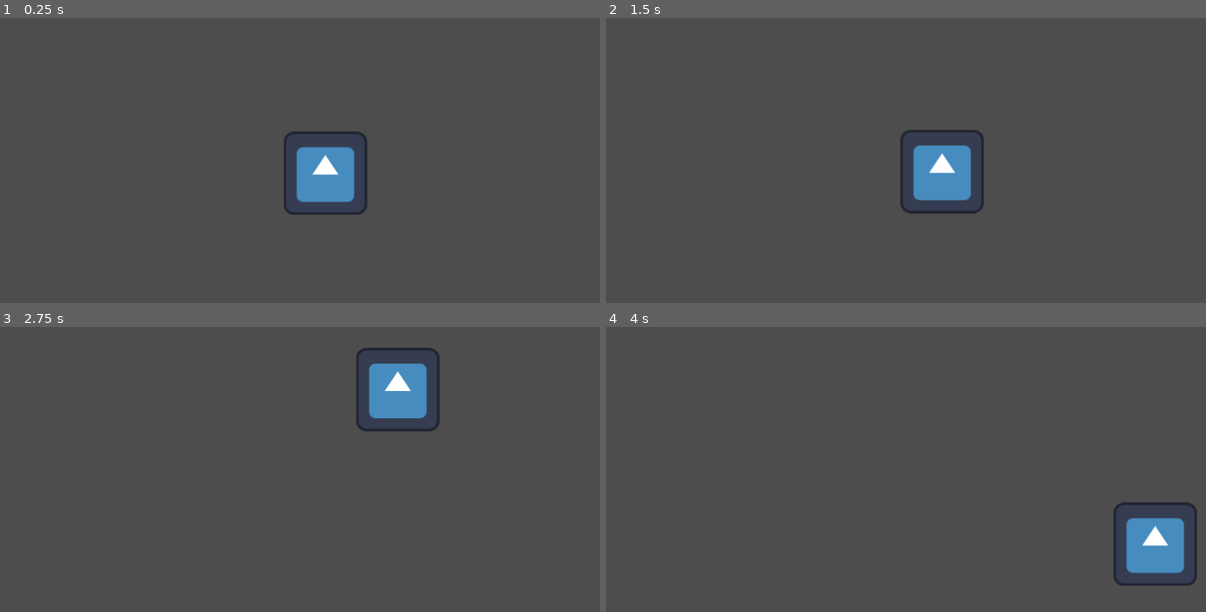
Above: before the commit, frames 1-4 (two rows, left to right).
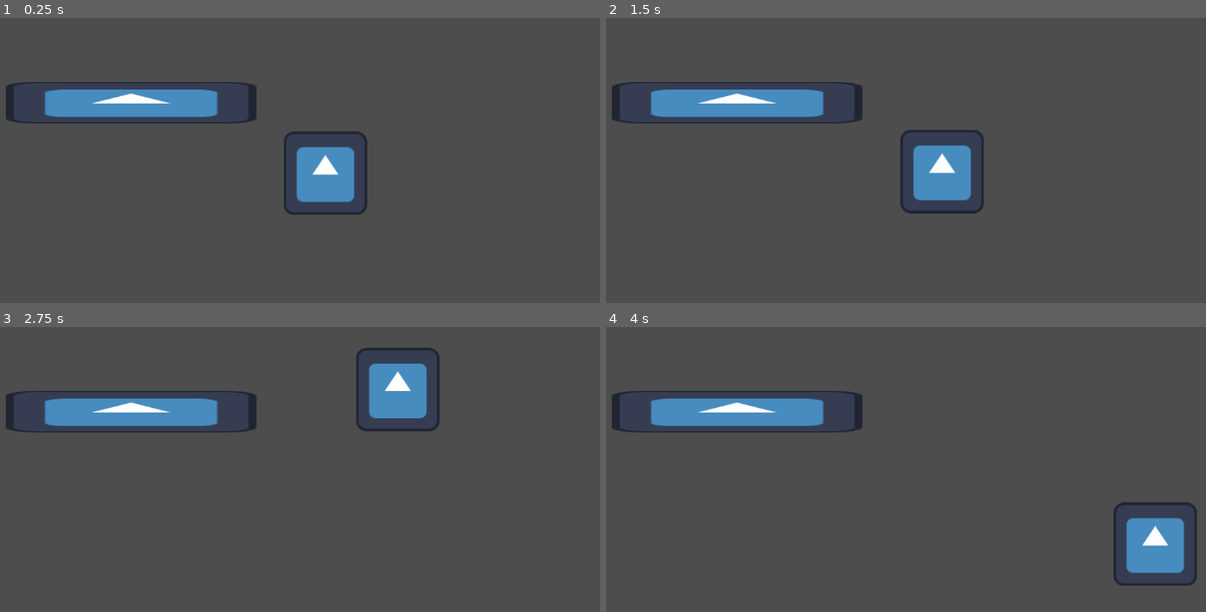
Above: after the commit, the same moments.

Repository: maa8938/DuckGun
Game: Godot game, scene res://main.tscn
Same seed, same stepped clock (60 frames per second), same inputs: the game is played once before the commit and once after it. The engine's default icon, where the game draws it, is replaced by a stand-in: a white triangle on a blue panel in a dark square.
Inputs (mouse positions are in pixels of both pictures, inside the frame that each line leads up to):
- Up to frame 1 (0.25 s): no input
- Up to frame 2 (1.5 s): tap Enter at 0.5 s; move the mouse to (1098, 151) at 0.52 s; tap Space at 1.25 s; move the mouse to (780, 191) at 1.27 s
- Up to frame 3 (2.75 s): tap Enter at 2 s; move the mouse to (402, 386) at 2.02 s
- Up to frame 4 (4 s): tap Space at 2.75 s; move the mouse to (894, 566) at 2.77 s; tap Enter at 3.5 s; move the mouse to (1158, 543) at 3.52 s

The runs differ from the first frame. In frame 1, 3.6% of the frame differs, in the area x 0-43%, y 22-37%; in frame 2, 3.6%; in frame 3, 3.6%; in frame 4, 3.6%.

Commit message:
collision init (unfinished)

Diff:
--- a/Duck.tscn
+++ b/Duck.tscn
@@ -16,3 +16,5 @@
 
 [node name="CollisionShape2D" type="CollisionShape2D" parent="Area2D"]
 shape = SubResource("RectangleShape2D_48mle")
+
+[connection signal="body_entered" from="Area2D" to="." method="_on_body_entered"]
--- a/duck.gd
+++ b/duck.gd
@@ -2,11 +2,11 @@
 
 
 const SPEED = 1000
+var moving = true
 
 # Called when the node enters the scene tree for the first time.
 func _ready() -> void:
 	pass # Replace with function body.
-
 
 # Called every frame. 'delta' is the elapsed time since the previous frame.
 func _process(delta: float) -> void:
@@ -31,7 +31,19 @@
 	if not above:
 		delta_y *= -1
 
+	var area = $Area2D
+	var wall = "res://wall.tscn"
+
 	# deadzone implementation
-	if !(((position.x - mouse_pos.x) ** 2 + (position.y - mouse_pos.y) ** 2)**0.5 < deadzone):
-		position.x += delta_x
-		position.y += delta_y
+	if not (((position.x - mouse_pos.x) ** 2 + (position.y - mouse_pos.y) ** 2)**0.5 < deadzone):
+		if moving:
+			position.x += delta_x
+			position.y += delta_y
+		else:
+			position.x -= delta_x
+			position.y -= delta_y
+			moving = true
+
+func _on_body_entered(body: Node2D) -> void:
+	print("not moving")
+	moving = false
--- a/main.tscn
+++ b/main.tscn
@@ -1,8 +1,12 @@
-[gd_scene load_steps=2 format=3 uid="uid://n8haxwv1tojy"]
+[gd_scene load_steps=3 format=3 uid="uid://n8haxwv1tojy"]
 
 [ext_resource type="PackedScene" uid="uid://cchdgno8ahqom" path="res://Duck.tscn" id="1_66mkc"]
+[ext_resource type="PackedScene" uid="uid://os754dbxb64n" path="res://wall.tscn" id="2_0xm2m"]
 
 [node name="Main" type="Node2D"]
 
+[node name="Wall" parent="." instance=ExtResource("2_0xm2m")]
+position = Vector2(166, 230)
+
 [node name="Duck" parent="." instance=ExtResource("1_66mkc")]
 position = Vector2(461, 449)
